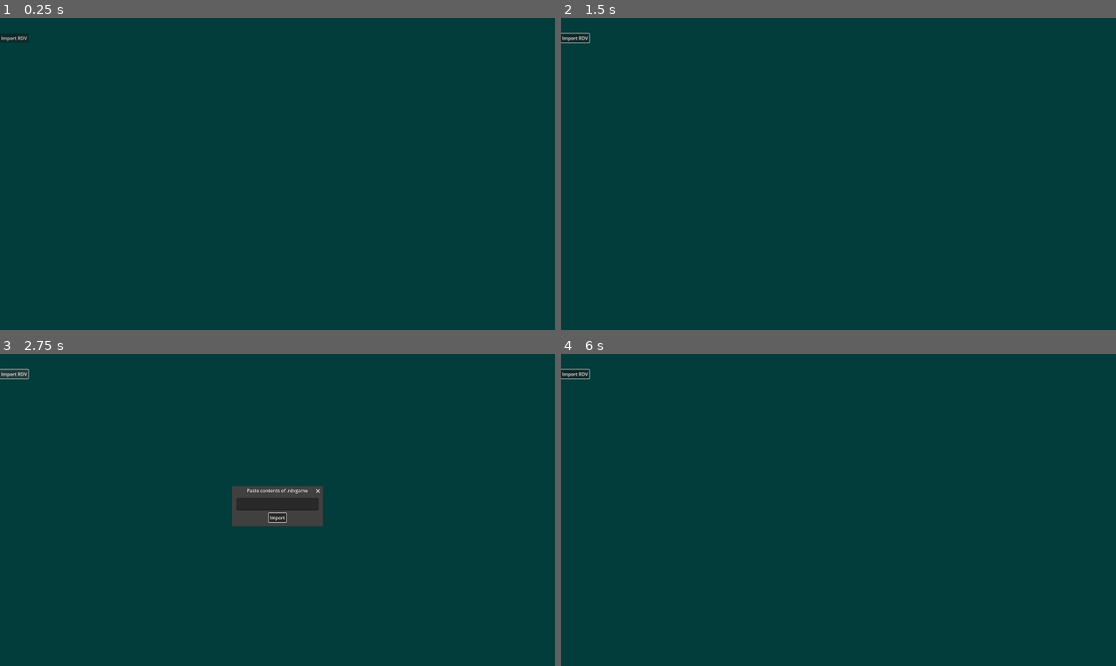
Above: before the commit, frames 1-4 (two rows, left to right).
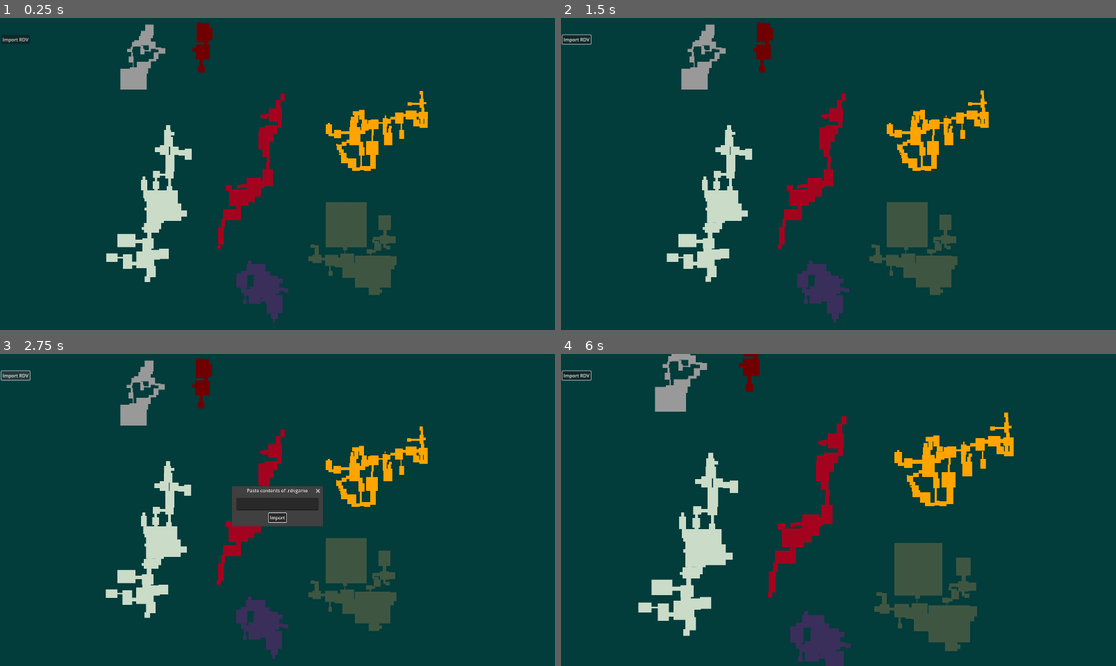
Above: after the commit, the same moments.

Repository: JustinDMS/prime-map-tool
Game: Godot game, scene res://main.tscn
Same seed, same stepped clock (60 frames per second), same inputs: the game is played once before the commit and once after it.
Inputs (mouse positions are in pixels of both pictures, inside the frame that each line leads up to):
- Up to frame 1 (0.25 s): no input
- Up to frame 2 (1.5 s): click "Import RDV" at 0.5 s; click "Import" at 1.25 s
- Up to frame 3 (2.75 s): click "Import RDV" at 2 s
- Up to frame 4 (6 s): click "Import" at 2.75 s; click "Import RDV" at 3.5 s; click "Import" at 4.25 s; tap Enter at 5 s; move the mouse to (960, 494) at 5.02 s; press the mouse at (960, 494) at 5.03 s; tap Space at 5.75 s; move the mouse to (727, 525) at 5.77 s; release the mouse at (727, 525) at 5.78 s; tap Mouse wheel up (zoom_in) at 5.85 s

The runs differ from the first frame. In frame 1, 9.0% of the frame differs, in the area x 0-78%, y 1-98%; in frame 2, 9.1%; in frame 3, 8.8%; in frame 4, 12%, in the area x 0-82%, y 0-100%.
Error before the commit: Parse Error: Expected expression after "[". (res://scripts/world_manager.gd:215)

Commit message:
map resolve stuff

Diff:
--- a/main.tscn
+++ b/main.tscn
@@ -5,58 +5,6 @@
 [ext_resource type="Script" path="res://scripts/ui.gd" id="3_fapwp"]
 
 [node name="main" type="Node2D"]
-
-[node name="Worlds" type="CanvasLayer" parent="."]
-layer = 2
-follow_viewport_enabled = true
-
-[node name="world_manager" type="Control" parent="Worlds" node_paths=PackedStringArray("ui")]
-layout_mode = 3
-anchors_preset = 0
-mouse_filter = 1
-script = ExtResource("1_rofpd")
-ui = NodePath("../../UI/ui")
-
-[node name="UI" type="CanvasLayer" parent="."]
-
-[node name="ui" type="Control" parent="UI" node_paths=PackedStringArray("region_name_label", "room_name_label", "import_rdv_button", "rdv_game_hash_label")]
-layout_mode = 3
-anchors_preset = 15
-anchor_right = 1.0
-anchor_bottom = 1.0
-grow_horizontal = 2
-grow_vertical = 2
-mouse_filter = 2
-mouse_default_cursor_shape = 2
-script = ExtResource("3_fapwp")
-region_name_label = NodePath("HBoxContainer/VBoxContainer/region_name")
-room_name_label = NodePath("HBoxContainer/VBoxContainer/room_name")
-import_rdv_button = NodePath("HBoxContainer/VBoxContainer/import_rdv")
-rdv_game_hash_label = NodePath("HBoxContainer/VBoxContainer/rdv_game_hash")
-
-[node name="HBoxContainer" type="HBoxContainer" parent="UI/ui"]
-layout_mode = 1
-anchors_preset = 15
-anchor_right = 1.0
-anchor_bottom = 1.0
-grow_horizontal = 2
-grow_vertical = 2
-
-[node name="VBoxContainer" type="VBoxContainer" parent="UI/ui/HBoxContainer"]
-layout_mode = 2
-
-[node name="region_name" type="Label" parent="UI/ui/HBoxContainer/VBoxContainer"]
-layout_mode = 2
-
-[node name="room_name" type="Label" parent="UI/ui/HBoxContainer/VBoxContainer"]
-layout_mode = 2
-
-[node name="import_rdv" type="Button" parent="UI/ui/HBoxContainer/VBoxContainer"]
-layout_mode = 2
-text = "Import RDV"
-
-[node name="rdv_game_hash" type="Label" parent="UI/ui/HBoxContainer/VBoxContainer"]
-layout_mode = 2
 
 [node name="Background" type="CanvasLayer" parent="."]
 layer = 0
@@ -70,7 +18,56 @@
 mouse_filter = 2
 color = Color(0.00898824, 0.235263, 0.231493, 1)
 
+[node name="Worlds" type="CanvasLayer" parent="."]
+follow_viewport_enabled = true
+
+[node name="world_manager" type="Control" parent="Worlds" node_paths=PackedStringArray("ui")]
+layout_mode = 3
+anchors_preset = 0
+mouse_filter = 1
+script = ExtResource("1_rofpd")
+ui = NodePath("../../UI/ui")
+
+[node name="UI" type="CanvasLayer" parent="."]
+layer = 2
+
+[node name="ui" type="Control" parent="UI" node_paths=PackedStringArray("region_name_label", "room_name_label", "import_rdv_button", "rdv_game_hash_label")]
+layout_mode = 3
+anchors_preset = 0
+mouse_filter = 2
+script = ExtResource("3_fapwp")
+region_name_label = NodePath("MarginContainer/HBoxContainer/VBoxContainer/region_name")
+room_name_label = NodePath("MarginContainer/HBoxContainer/VBoxContainer/room_name")
+import_rdv_button = NodePath("MarginContainer/HBoxContainer/VBoxContainer/import_rdv")
+rdv_game_hash_label = NodePath("MarginContainer/HBoxContainer/VBoxContainer/rdv_game_hash")
+
+[node name="MarginContainer" type="MarginContainer" parent="UI/ui"]
+layout_mode = 0
+offset_right = 40.0
+offset_bottom = 40.0
+theme_override_constants/margin_left = 5
+theme_override_constants/margin_top = 5
+
+[node name="HBoxContainer" type="HBoxContainer" parent="UI/ui/MarginContainer"]
+layout_mode = 2
+
+[node name="VBoxContainer" type="VBoxContainer" parent="UI/ui/MarginContainer/HBoxContainer"]
+layout_mode = 2
+
+[node name="region_name" type="Label" parent="UI/ui/MarginContainer/HBoxContainer/VBoxContainer"]
+layout_mode = 2
+
+[node name="room_name" type="Label" parent="UI/ui/MarginContainer/HBoxContainer/VBoxContainer"]
+layout_mode = 2
+
+[node name="import_rdv" type="Button" parent="UI/ui/MarginContainer/HBoxContainer/VBoxContainer"]
+layout_mode = 2
+text = "Import RDV"
+
+[node name="rdv_game_hash" type="Label" parent="UI/ui/MarginContainer/HBoxContainer/VBoxContainer"]
+layout_mode = 2
+
 [node name="Camera2D" type="Camera2D" parent="."]
 position_smoothing_enabled = true
-position_smoothing_speed = 15.0
+position_smoothing_speed = 20.0
 script = ExtResource("3_et3qh")
--- a/scripts/node_data.gd
+++ b/scripts/node_data.gd
@@ -1,7 +1,11 @@
 class_name NodeData extends Resource
 
+@export var region : int = 0
+@export var room_name : String
 @export var display_name : String
 @export var node_type : String
+@export var dock_type : String
+@export var default_dock_weakness : String
 @export var coordinates : Vector3
 @export var connections : Array[NodeData]
 @export var default_connection : NodeData
--- a/scripts/prime_inventory.gd
+++ b/scripts/prime_inventory.gd
@@ -31,3 +31,45 @@
 	"Missile Expansion" : 0,
 	"Power Bomb Expansion" : 0,
 }
+
+func has_morph() -> bool:
+	return state["Morph Ball"] > 0
+
+func has_missile() -> bool:
+	return (state["Missile Launcher"] > 0 or state["Missile Expansion"] > 0)
+
+func has_pb() -> bool:
+	return (state["Power Bomb"] > 0 or state["Power Bomb Expansion"] > 0)
+
+func can_shoot() -> bool:
+	return (
+		state["Combat Visor"] > 0 or
+		state["Themal Visor"] > 0 or
+		state["X-Ray Visor"] > 0
+		) and (
+			state["Power Beam"] > 0 or
+			state["Wave Beam"] > 0 or
+			state["Ice Beam"] > 0 or
+			state["Plasma Beam"] > 0
+		)
+
+func can_pass_dock(weakness : String) -> bool:
+	match weakness:
+		"Normal Door", "Circular Door":
+			return can_shoot() or (has_morph() and (state["Morph Ball Bomb"] > 0 or has_pb()))
+		"Missile Blast Shield":
+			return can_shoot() and has_missile()
+		"Wave Door":
+			return can_shoot() and state["Wave Beam"] > 0
+		"Ice Door":
+			return can_shoot() and state["Ice Beam"] > 0
+		"Plasma Door":
+			return can_shoot() and state["Plasma Beam"] > 0
+		"Teleporter", "Square Door":
+			return true
+		"Morph Ball Door":
+			return has_morph()
+		_:
+			push_error("Unhandled door weakness")
+
+	return false
--- a/scripts/world_manager.gd
+++ b/scripts/world_manager.gd
@@ -141,8 +141,14 @@
 
 	for node in data.keys():
 		var node_data := NodeData.new()
+		node_data.region = room_data.region
+		node_data.room_name = room_data.name
 		node_data.display_name = node
 		node_data.node_type = data[node]["node_type"]
+
+		if node_data.node_type == "dock":
+			node_data.dock_type = data[node]["dock_type"]
+			node_data.default_dock_weakness = data[node]["default_dock_weakness"]
 
 		if data[node]["coordinates"] != null:
 			node_data.coordinates = Vector3(
@@ -201,15 +207,53 @@
 		if inventory.state.has(i):
 			inventory.state[i] += 1
 
-func resolve_map(start_node : NodeData) -> void:
-	var region_data : Array[Dictionary] = []
+func get_room_obj(region : Region, room_name : String) -> Room:
+	var data : RoomData = world_data[REGION_NAME[region]][room_name]
+	return room_map[data]
+
+func resolve_map(start_node_data : NodeData) -> void:
+	var queue : Array[NodeData] = []
+	for n in start_node_data.connections:
+		queue.append(n)
+
+	var visited_nodes := {start_node_data : true}
+	var visited_rooms := {
+		REGION_NAME[Region.FRIGATE] : [],
+		REGION_NAME[Region.CHOZO] : [],
+		REGION_NAME[Region.PHENDRANA] : [],
+		REGION_NAME[Region.TALLON] : [],
+		REGION_NAME[Region.MINES] : [],
+		REGION_NAME[Region.MAGMOOR] : [],
+		REGION_NAME[Region.CRATER] : []
+	}
+
+	while len(queue) > 0:
+		var node : NodeData = queue.pop_front()
+		visited_nodes[node] = true
+		if not node.room_name in visited_rooms[REGION_NAME[node.region]]:
+			visited_rooms[REGION_NAME[node.region]].append(node.room_name)
+
+		var default : NodeData = node.default_connection
+		if default:
+			if not visited_nodes.has(default) and can_reach_external(node, default):
+				queue.append(default)
+
+		for n in node.connections:
+			if visited_nodes.has(n):
+				continue
+			if can_reach_internal(node, n):
+				queue.append(n)
+
 	for i in range(Region.MAX):
-		var data : Dictionary = get_region_data(i)
-		region_data.append(data)
-
-	# Need tricks in here somewhere :^)
-
-	var queue : Array[NodeData] = []
-
-	for node in start_node.connections:
-		region_data[]
+		for j in visited_rooms[REGION_NAME[i]]:
+			var room_obj := get_room_obj(i, j)
+			room_obj.set_room_unavailable()
+
+func can_reach_internal(from_node : NodeData, to_node : NodeData) -> bool:
+	var region_data : Dictionary = get_region_data(from_node.region)
+	var logic_data : Dictionary = region_data["areas"][from_node.room_name]["nodes"][from_node.display_name]["connections"][to_node.display_name]
+
+	return true
+
+func can_reach_external(from_node : NodeData, to_node : NodeData) -> bool:
+	return inventory.can_pass_dock(to_node.default_dock_weakness)
